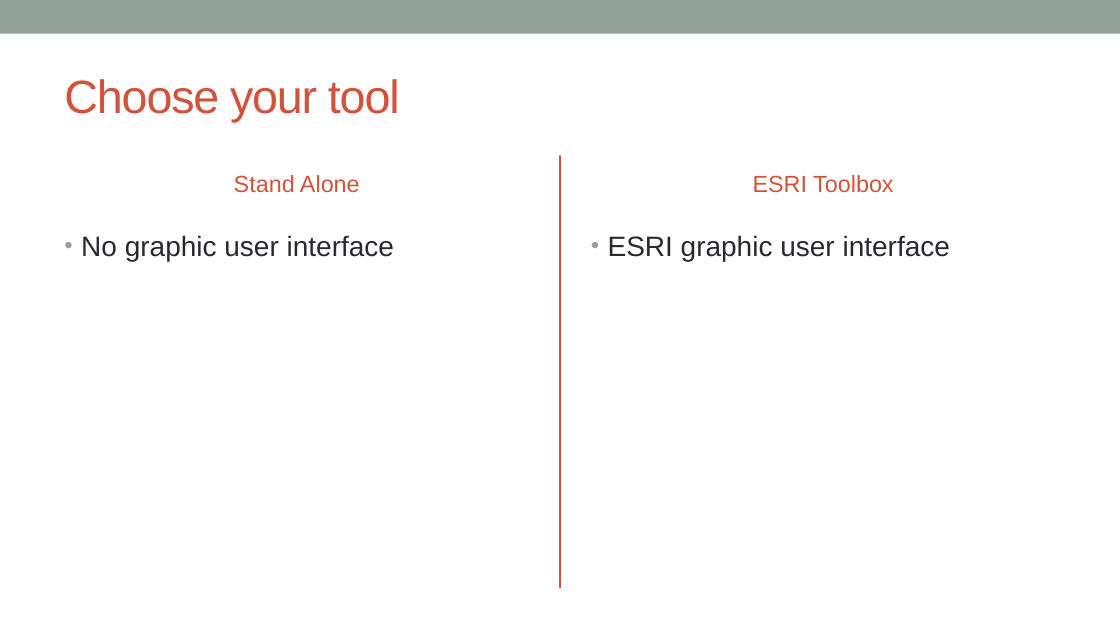
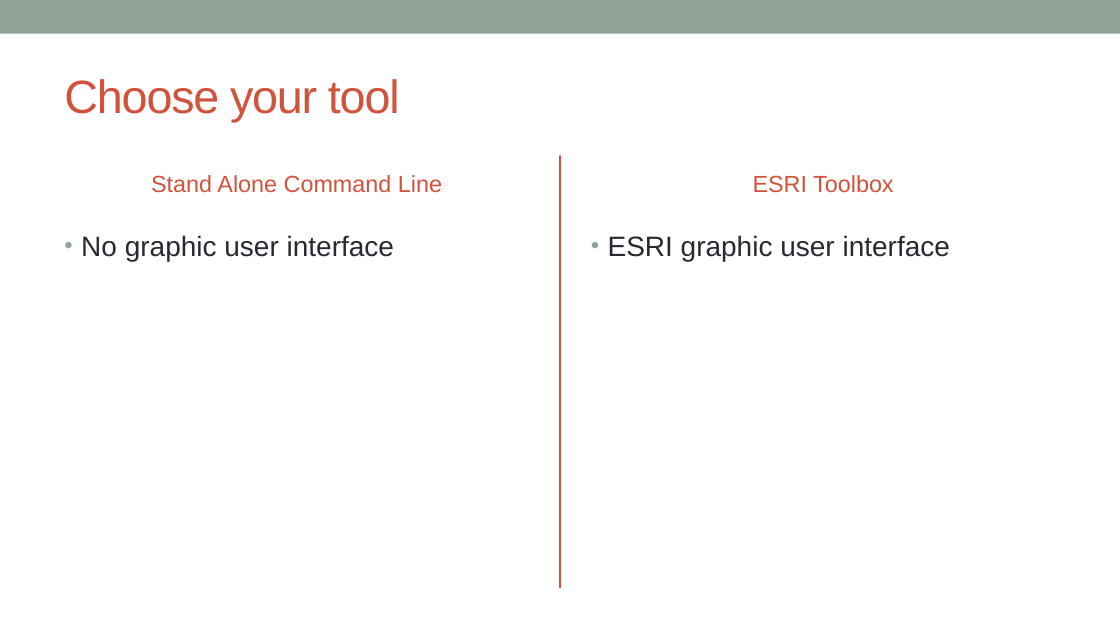
Before and after one commit to MGIS-UMN-GIS5578/GIS5578-week10, a slide deck: slide 2 of geoprocessing_with_arcpy.pptx. Drawn at 1120x630 pixels with LibreOffice and Linux fonts; fonts in the diff are those of the drawing. Boxes give left, top, right and bottom in pixels: in the first picture for what was removed or moved away, otherwise in the second. Text is boxed around its words. In the diff, an @@ line names an element or a change of style, - is before the commit and + after.

```diff
--- a/geoprocessing_with_arcpy.pptx
+++ b/geoprocessing_with_arcpy.pptx
@@ text at (x1=151, y1=175, x2=442, y2=192): text changed @@
-Stand Alone
+Stand Alone Command Line
```
Also in this commit, not shown: 1 other slide changed, 57 other files.
